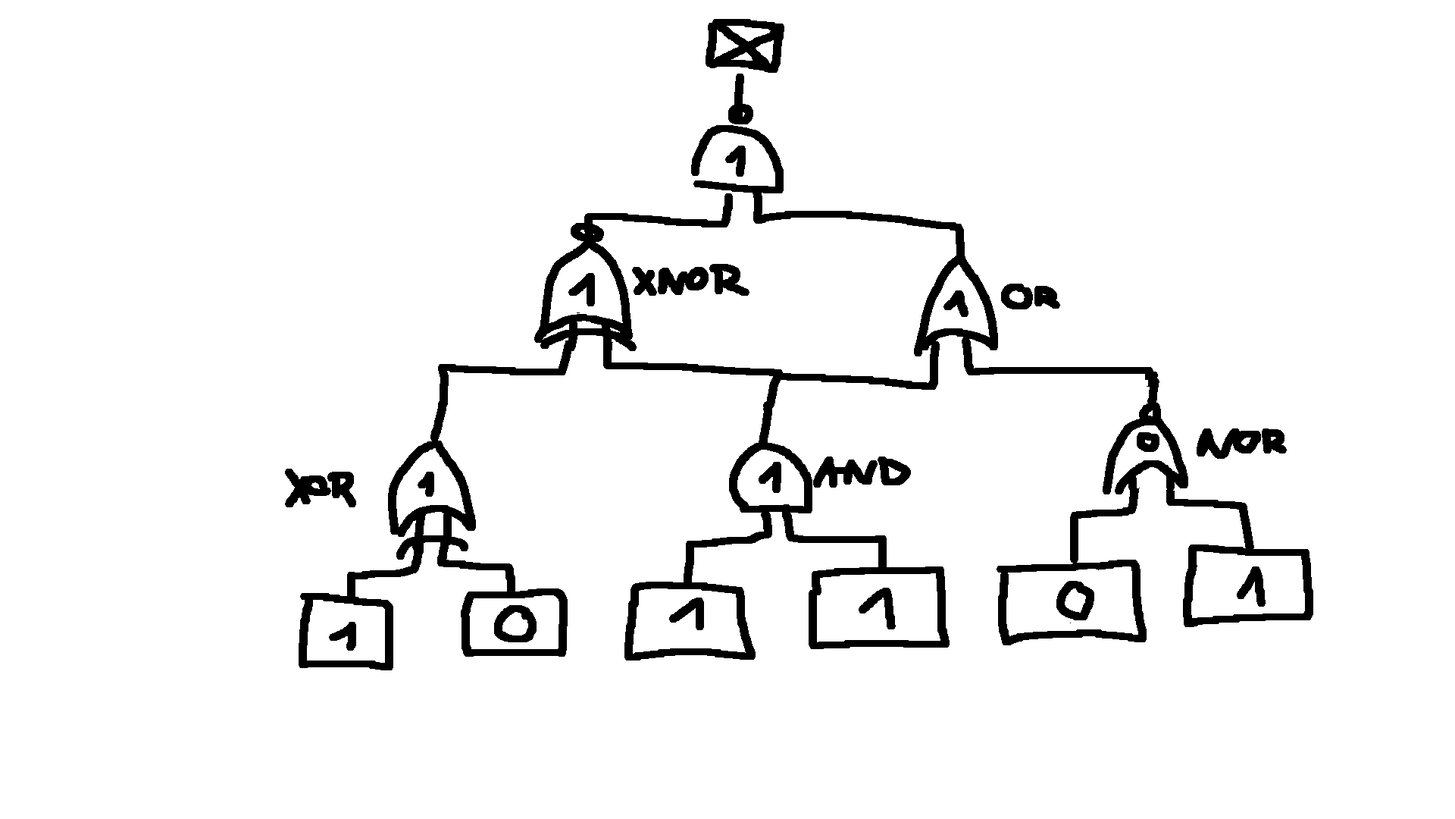
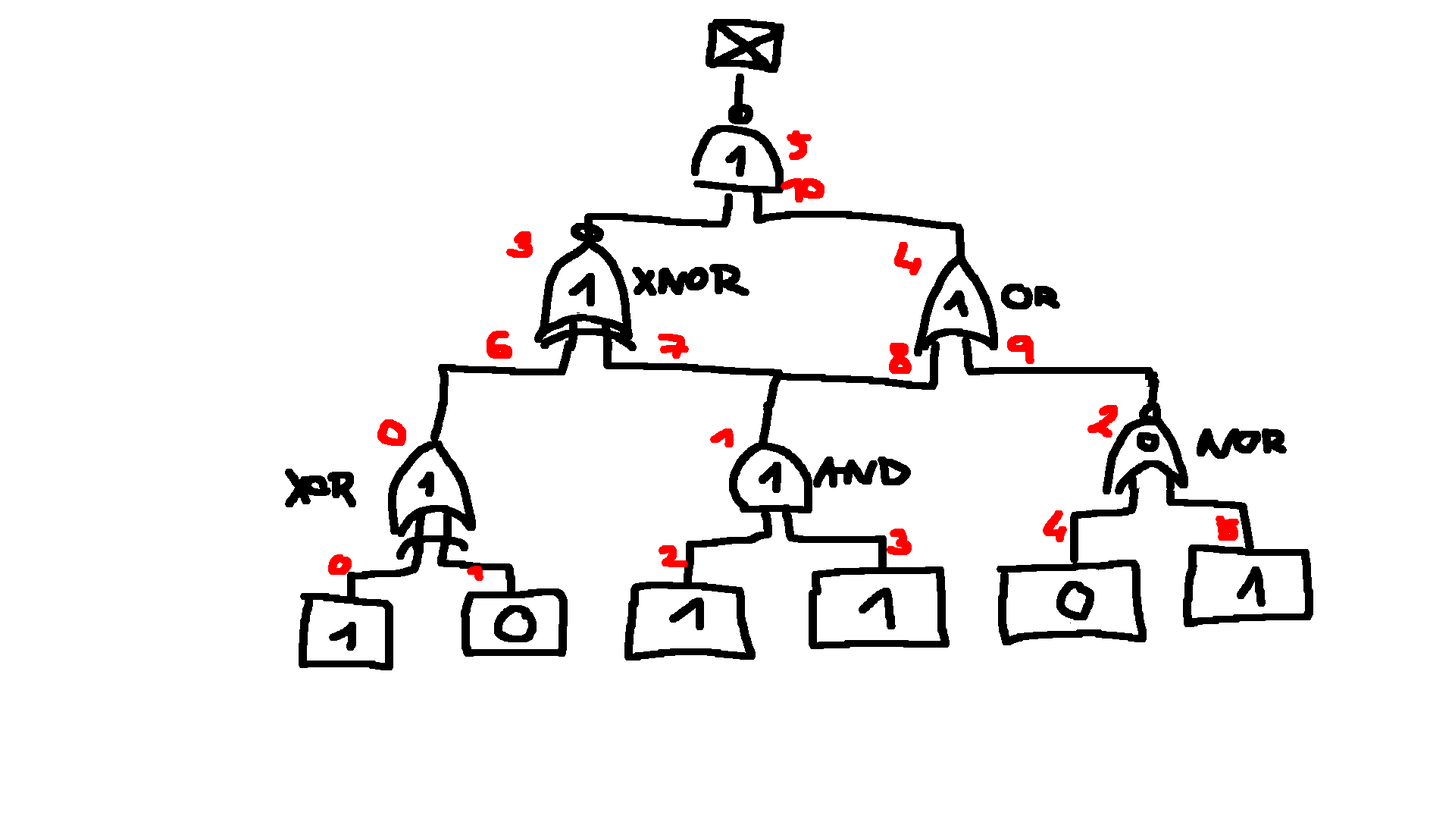
Layer changes from the first 1455 x 819 image to the second:
painted on "logic_plan.png" over [328, 130, 1240, 581]
